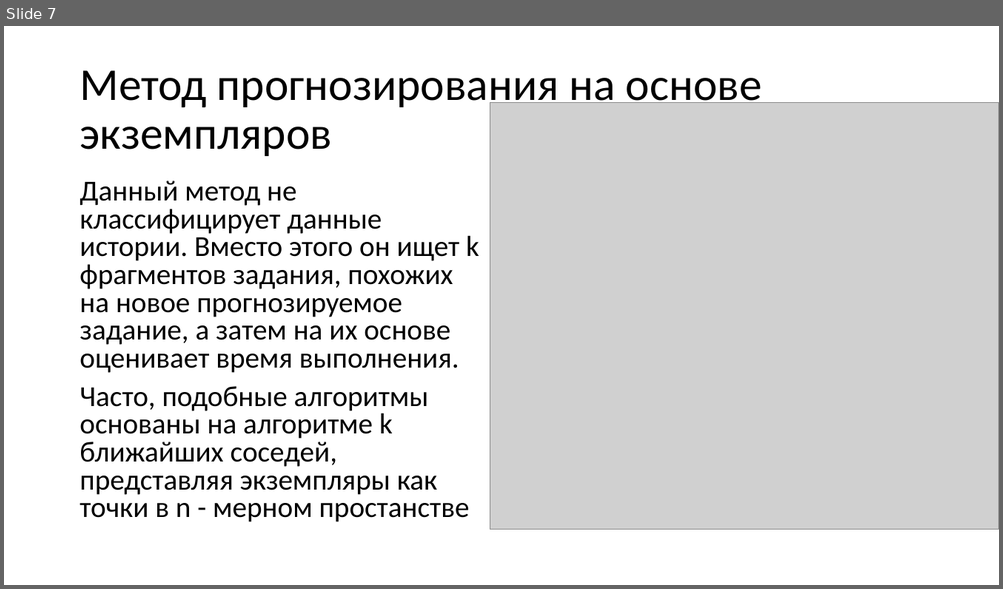
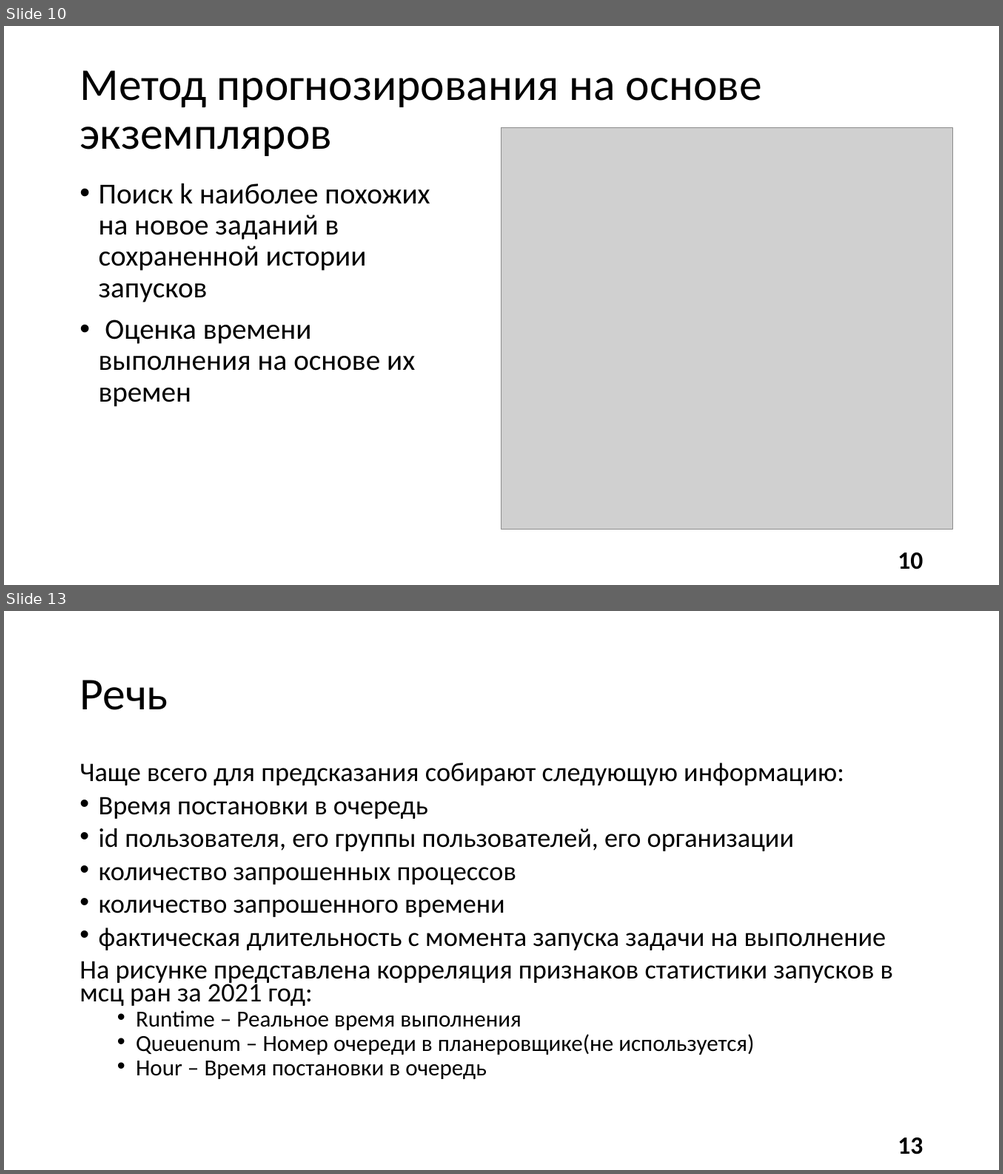
Before and after one commit to alexmeshr/task_time_prediction, a slide deck: presentation.pptx. Shown one above the other, each under a label of ours: slide 7 before the commit, slides 10 and 13 after it; the slides between them are not shown. The pictures are 1003x589 and 1003x1174 pixels, drawn with LibreOffice and Linux fonts; fonts in the diff are those of the drawing; grey boxes stand for pictures. Boxes give left, top, right and bottom in pixels: in the first picture for what was removed or moved away, otherwise in the second. Text is boxed around its words. In the diff, an @@ line names an element or a change of style, - is before the commit and + after.

```diff
--- a/presentation.pptx
+++ b/presentation.pptx
@@ slide 13 added at [4,611,999,1170], background #FFFFFF @@
@@ title added at [79,680,168,710], 44 pt, text #000000 @@
+Речь
@@ text added at [79,763,893,1079], 25.9 pt, text #000000 @@
+Чаще всего для предсказания собирают следующую информацию:
+• Время постановки в очередь
+• id пользователя, его группы пользователей, его организации
+• количество запрошенных процессов
+• количество запрошенного времени
+• фактическая длительность с момента запуска задачи на выполнение
+На рисунке представлена корреляция признаков статистики запусков в мсц ран за 2021 год:
+  • Runtime – Реальное время выполнения
+  • Queuenum – Номер очереди в планеровщике(не используется)
+  • Hour – Время постановки в очередь
@@ page number added at [897,1138,922,1155], 24 pt, text #000000, bold @@
+13
@@ what was slide 7 is now slide 10 @@
@@ slide 10 changed as well @@
@@ picture: place and size @@
-picture at [489,102,999,530]
+picture at [502,128,952,531]
@@ text removed at [79,181,479,523] @@
-Данный метод не классифицирует данные истории. Вместо этого он ищет k фрагментов задания, похожих на новое прогнозируемое задание, а затем на их основе оценивает время выполнения.
-Часто, подобные алгоритмы основаны на алгоритме k ближайших соседей, представляя экземпляры как точки в n - мерном простанстве
@@ text added at [99,183,430,407], 28 pt, text #000000 @@
+• Поиск k наиболее похожих на новое заданий в сохраненной истории запусков
+• Оценка времени выполнения на основе их времен
@@ page number added at [897,553,922,570], 24 pt, text #000000, bold @@
+10
```
Also in this commit, not shown: 7 other slides changed, 19 other slides added, 3 slides removed, 11 other files.
